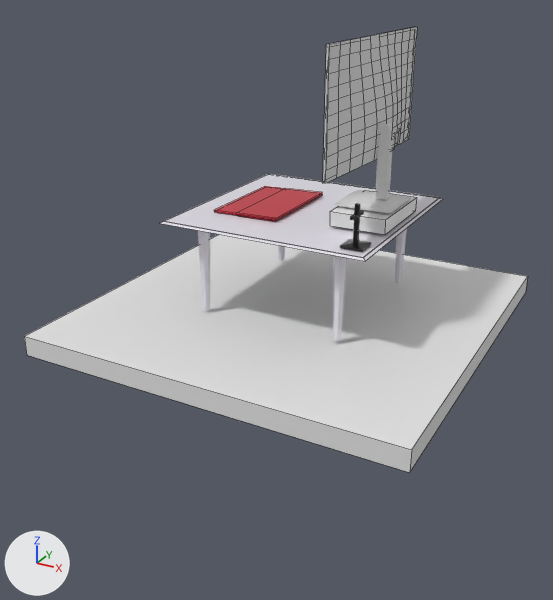
The Blender file static/pc.blend, before and after one commit.
Before and after are seen from a 50 mm camera at (20.1, -39.7, 13.9) aimed at (-3.2, 2.7, -7.3). Arrows for +X, +Y and +Z are at lower left; the lights stay in place. Mesh edges are drawn as thin lines on the coarser meshes.

The first picture shows 'base', 'bottombox', 'ground', 'laptop', 'legs', 'screen', 'spine', 'tabletop'.
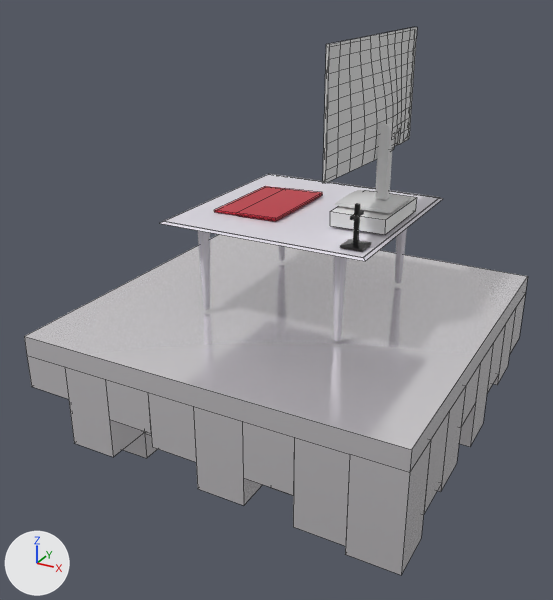
Location of each change, (x1, y1, x2, y2) in pixels of the pictures (553 x 600 px):
'ground', recoloured, surface changed, reshaped (43% taller): before (24, 234, 528, 472); after (24, 234, 528, 575)
part 1 of me_plane_004, added: after (24, 277, 528, 575)

The change, as a list of edits to the scene's bpy script:
```text
Change mat_material_004:
    mat_material_004.base_color: (0.8, 0.8, 0.8) -> (0.994, 0.968, 1.0)  # white #e7e7e7 -> white #fefbff
    mat_material_004.metallic: 0.0 -> 0.72
Change me_plane_004:
    used by ob_ground; location = (0.12, -0.59, -5.56); scale = (11.6, 11.6, 11.6)
    remove me_plane_004.from_pydata(...)  # 8 vertices, 6 faces; spans x -1.0..1.0, y -1.0..1.0, z -0.1..0.0
    add me_plane_004.from_pydata(...)  # 341 vertices, 325 faces; spans x -1.0..1.0, y -1.0..1.0, z -0.71..0.0
    me_plane_004 part 1: 333 vertices added at x -1.0..1.0, y -1.0..1.0, z -0.71..-0.1
```
